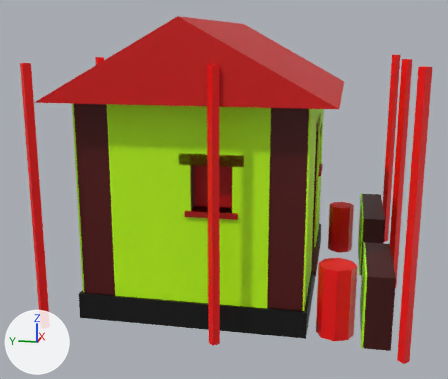
The glTF model game/models/common_housing_3_lod1.glb as it was, and as the next commit left it.
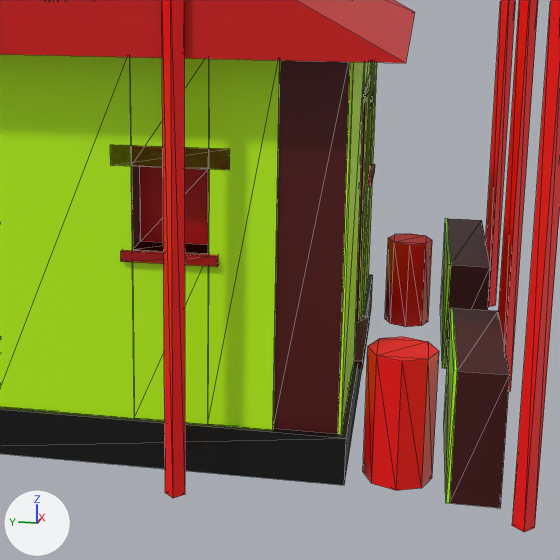
Each version appears first whole from a 50 mm camera at (-2.92, -1.64, 1.58) aimed at (0.92, -0.88, 0.62), and next in a close-up on the part from 27% to 94% of the width and 20% to 100% of the height. The lights are fixed; the arrows at lower left show +X, +Y and +Z. The last two pictures show the newer version. The close-ups show mesh edges as thin lines. Vertices at exactly the same position are counted once.

Script lines for the objects in view, before the commit:
```python
me_common_housing_3_lod1 = bpy.data.meshes.new('common_housing_3_lod1')
me_common_housing_3_lod1.from_pydata(...)  # 362 vertices, 690 faces; spans x 0.0..2.0, y -2.0..0.0, z 0.0..1.67
me_common_housing_3_lod1.materials.append(mat_defaultmaterial)
ob_common_housing_3_lod1 = bpy.data.objects.new('common_housing_3_lod1', me_common_housing_3_lod1)
ob_common_housing_3_lod1.location = (0.0, 0.0, 0.0)
```
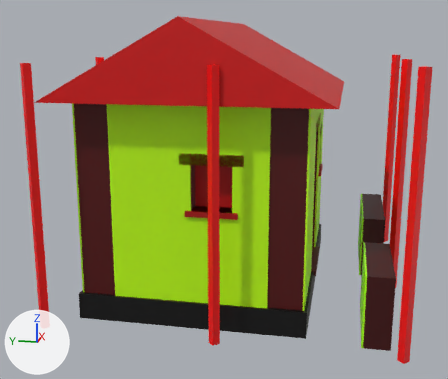
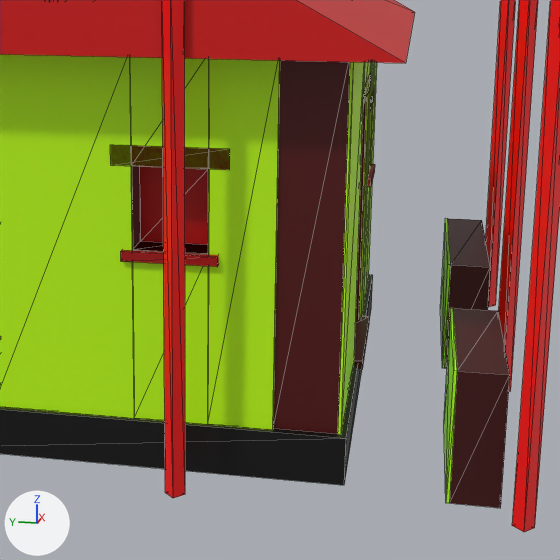
Boxes [x1, y1, x2, y2] around the edits, measured in the close-ups (560 x 560 px):
part 1 of me_common_housing_3_lod1, deleted (red): before [363, 337, 439, 491]
part 2 of me_common_housing_3_lod1, deleted (red): before [385, 234, 432, 327]

The change in detail:
me_common_housing_3_lod1 is used by ob_common_housing_3_lod1; location (0.0, 0.0, 0.0).
me_common_housing_3_lod1 had 362 vertices, 690 faces and spanned x 0.0..2.0, y -2.0..0.0, z 0.0..1.67.
me_common_housing_3_lod1 now has 330 vertices, 634 faces and spans x 0.0..2.0, y -2.0..0.0, z 0.0..1.67.
me_common_housing_3_lod1 part 1: the loose piece of 16 vertices spanning x 0.17..0.38, y -1.73..-1.52, z 0.0..0.4 is deleted.
me_common_housing_3_lod1 part 2: the loose piece of 16 vertices spanning x 1.61..1.79, y -1.71..-1.54, z 0.0..0.35 is deleted.
